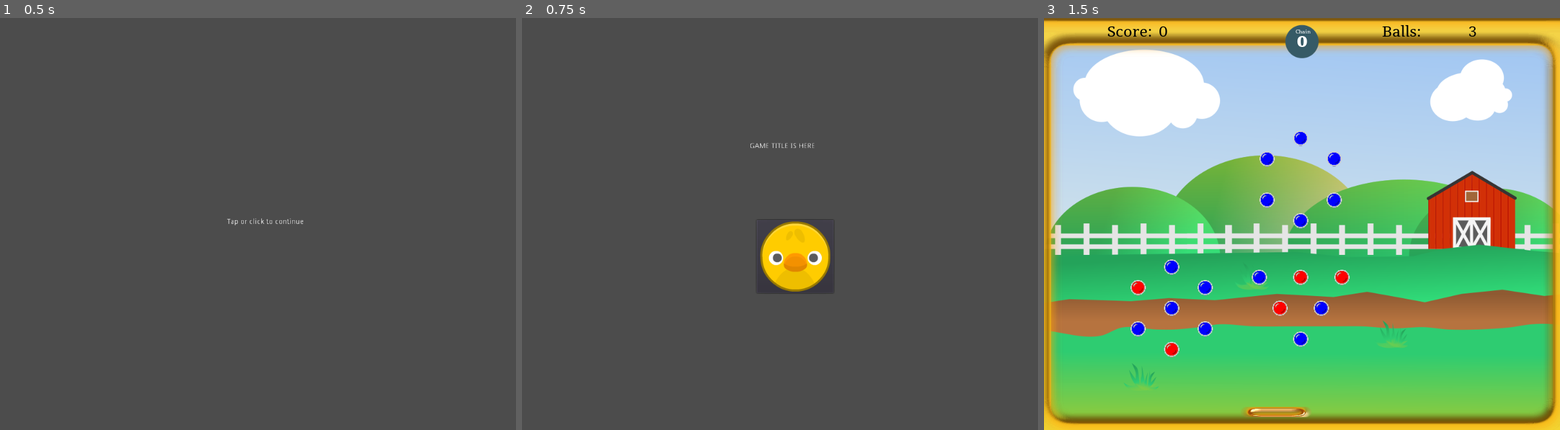
Above: before the commit, frames 1-3 (left to right).
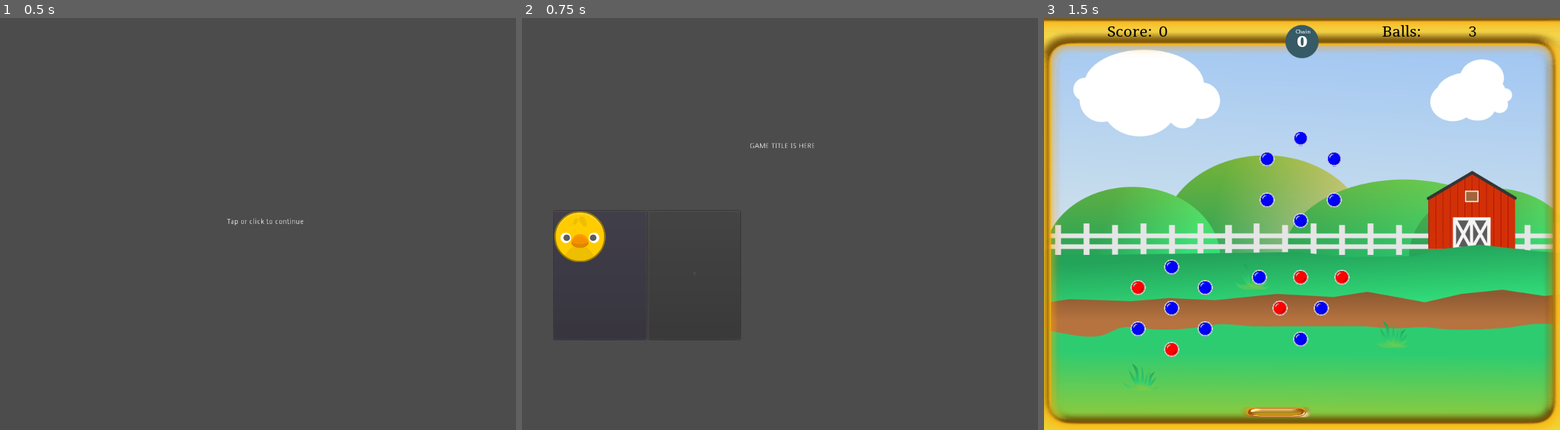
Above: after the commit, the same moments.

Repository: doctor-g/GGJ21
Game: Godot game, scene res://src/SplashScreen.tscn
Same seed, same stepped clock (60 frames per second), same inputs: the game is played once before the commit and once after it. Sound files missing from this copy of the repository are replaced by a short silence.
Inputs (mouse positions are in pixels of both pictures, inside the frame that each line leads up to; where the layout moved, square brackets give the same spot in the first picture):
- Up to frame 1 (0.5 s): no input
- Up to frame 2 (0.75 s): tap Enter at 0.5 s; move the mouse to (893, 203) at 0.52 s; click (893, 203) at 0.67 s
- Up to frame 3 (1.5 s): click (1121, 273) [1317, 256] at 1.25 s

Frame 1 is identical in both runs. In frame 2, 2.9% of the frame differs, in the area x 6-61%, y 46-79%; in frame 3, nothing differs.

Commit message:
Make the buttons all regularly sized
Right now, it's not much better, but once we add the other animals,
it will be.

Diff:
--- a/project/src/MainMenuScreen.gd
+++ b/project/src/MainMenuScreen.gd
@@ -3,10 +3,21 @@
 
 # Called when the node enters the scene tree for the first time.
 func _ready():
-	for i in range(0,GameState.unlock_level+1):
+	for i in range(0,AnimalSettings.ANIMALS.size()):
 		var button := Button.new()
-		button.icon = AnimalSettings.ANIMALS[i].image
 		button.connect("pressed", self, "_on_Button_pressed", [i])
+		button.size_flags_horizontal = SIZE_EXPAND_FILL
+		button.size_flags_vertical = SIZE_EXPAND_FILL
+		if i <= GameState.unlock_level:
+			var sprite := Sprite.new()
+			sprite.centered = false
+			sprite.texture = AnimalSettings.ANIMALS[i].image
+			var linear_scale := 100.0 / sprite.texture.get_width()
+			sprite.scale = Vector2(linear_scale, linear_scale)
+			button.add_child(sprite)
+		else:
+			button.disabled = true
+			button.text = "?"
 		$AnimalGrid.add_child(button)
 
 
--- a/project/src/MainMenuScreen.tscn
+++ b/project/src/MainMenuScreen.tscn
@@ -18,10 +18,11 @@
 text = "GAME TITLE IS HERE"
 
 [node name="AnimalGrid" type="GridContainer" parent="."]
-margin_left = 455.377
-margin_top = 391.737
-margin_right = 495.377
-margin_bottom = 431.737
+margin_left = 62.0
+margin_top = 375.0
+margin_right = 957.0
+margin_bottom = 624.0
+columns = 5
 __meta__ = {
 "_edit_use_anchors_": false
 }
